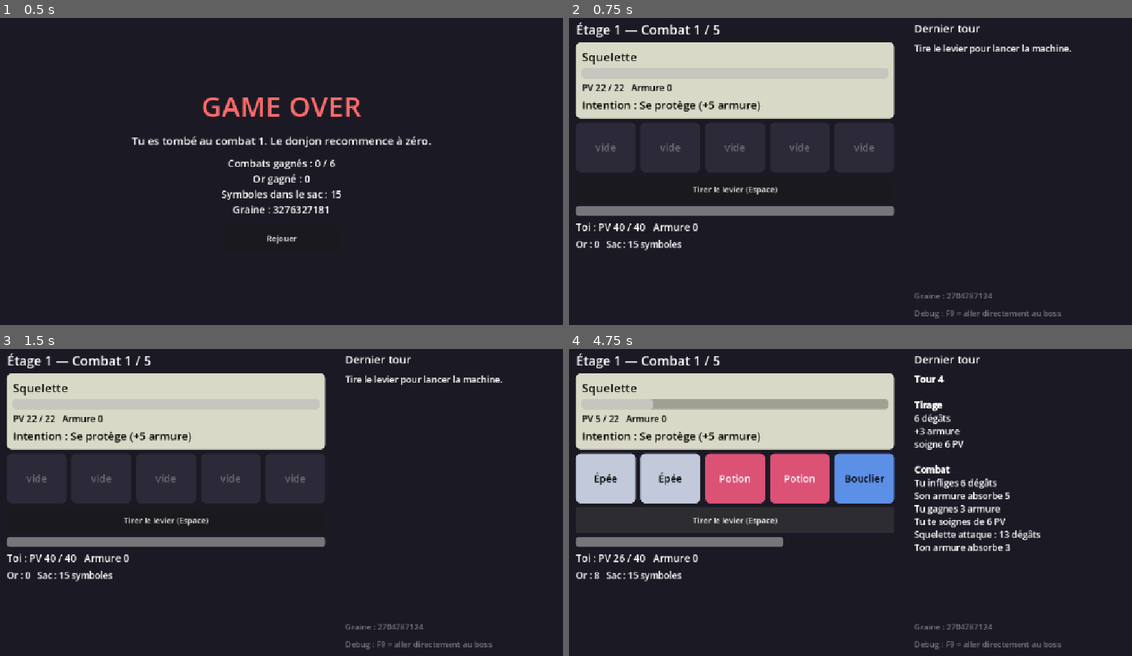
Above: before the commit, frames 1-4 (two rows, left to right).
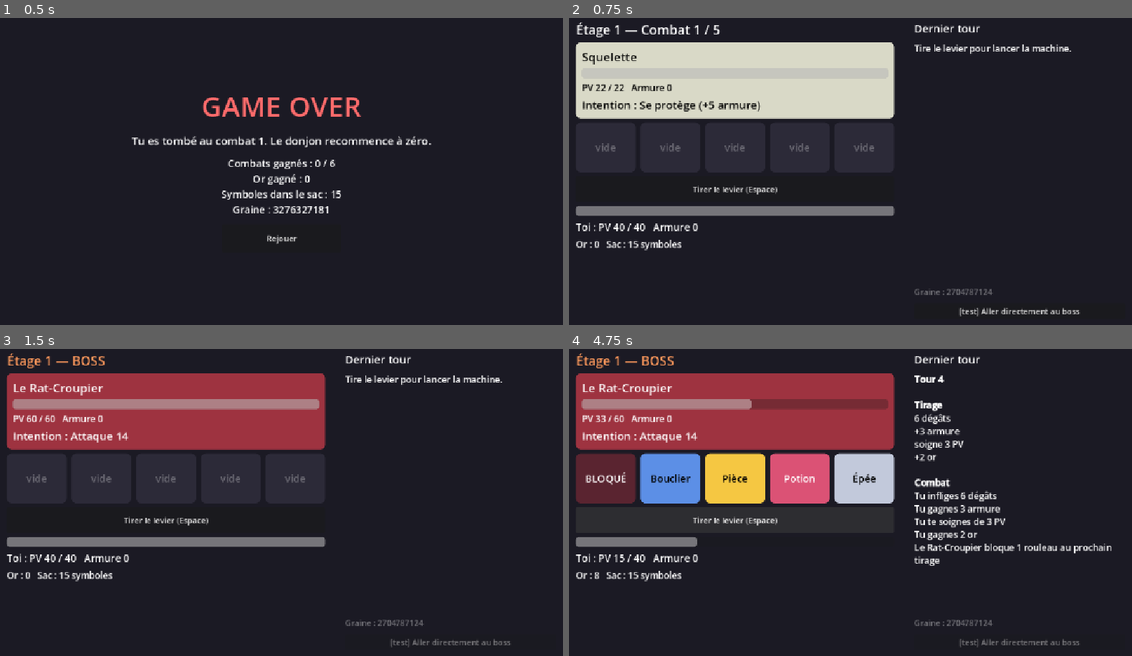
Above: after the commit, the same moments.

Repository: alexandrefelmy-dev/jackpot-donjon
Game: Godot game, scene res://scenes/fin_partie.tscn
The game is run twice, just before and just after one commit, with the same random seed, the same clock (stepped at 60 frames per second) and the same inputs. This scene is started directly instead of the project's main scene.
Inputs (mouse positions are in pixels of both pictures, inside the frame that each line leads up to):
- Up to frame 1 (0.5 s): no input
- Up to frame 2 (0.75 s): click "Rejouer" at 0.5 s
- Up to frame 3 (1.5 s): click (450, 640) at 1.25 s, where only the run after the commit has a clickable "[test] Aller directement au b…"
- Up to frame 4 (4.75 s): click "Tirer le levier (Espace)" at 2 s; click "Tirer le levier (Espace)" at 2.75 s; click "Tirer le levier (Espace)" at 3.5 s; tap Enter at 4.25 s; tap Space at 4.52 s

Frame 1 is identical in both runs. In frame 2, 0.6% of the frame differs, in the area x 61-91%, y 88-98%; in frame 3, 15%; in frame 4, 24%, in the area x 1-97%, y 1-98%.

Commit message:
Correction : boutons de test à la place des touches F8/F9 (réservées par l'éditeur Godot)
Co-Authored-By: Claude Sonnet 5.5 <noreply@anthropic.com>

Diff:
--- a/scenes/boutique.gd
+++ b/scenes/boutique.gd
@@ -20,6 +20,7 @@
 var bouton_retrait: Button
 var bouton_amelioration: Button
 var bouton_quitter: Button
+var bouton_debug: Button
 var zone_sac: ScrollContainer
 var liste_sac: VBoxContainer
 
@@ -30,15 +31,6 @@
 	_construire_interface()
 	_message(tr("Bienvenue ! Dépense ton or avec sagesse."))
 	_rafraichir()
-
-
-func _unhandled_input(event: InputEvent) -> void:
-	var touche := event as InputEventKey
-	if touche and touche.pressed and not touche.echo and touche.keycode == KEY_F8 and OS.is_debug_build():
-		# Pour tester la boutique sans attendre d'avoir de l'or.
-		partie.or_total += 30
-		_message(tr("Debug : +30 or"))
-		_rafraichir()
 
 
 # --- Actions -----------------------------------------------------------------
@@ -90,6 +82,14 @@
 		_:
 			return
 	mode = Mode.NORMAL
+	_rafraichir()
+
+
+## Pour tester la boutique sans attendre d'avoir de l'or (bouton visible seulement en test).
+## Ce n'est pas une touche : l'éditeur Godot garde F8 (arrêter) et d'autres touches de fonction.
+func _donner_or_debug() -> void:
+	partie.or_total += 30
+	_message(tr("Test : +30 or"))
 	_rafraichir()
 
 
@@ -228,10 +228,11 @@
 	page.add_child(bouton_quitter)
 
 	if OS.is_debug_build():
-		var aide := Label.new()
-		aide.text = tr("Debug : F8 = +30 or")
-		aide.add_theme_color_override("font_color", Color(1, 1, 1, 0.4))
-		page.add_child(aide)
+		bouton_debug = Button.new()
+		bouton_debug.text = tr("[test] +30 or")
+		bouton_debug.focus_mode = Control.FOCUS_NONE
+		bouton_debug.pressed.connect(_donner_or_debug)
+		page.add_child(bouton_debug)
 
 
 func _construire_colonne_achats(parent: Control) -> void:
--- a/scenes/combat.gd
+++ b/scenes/combat.gd
@@ -35,6 +35,7 @@
 var texte_fin: Label
 var bouton_levier: Button
 var bouton_continuer: Button
+var bouton_debug: Button
 var texte_journal: RichTextLabel
 var texte_graine: Label
 
@@ -68,10 +69,14 @@
 		return
 	if touche.keycode == KEY_SPACE:
 		_tirer()
-	elif touche.keycode == KEY_F9 and OS.is_debug_build():
-		# Pour tester le boss sans gagner 5 combats.
-		partie.aller_au_boss()
-		GameState.aller_a(GameState.SCENE_COMBAT)
+
+
+## Pour tester le boss sans gagner 5 combats (bouton visible seulement en test, pas dans le jeu exporté).
+## Ce n'est pas une touche : l'éditeur Godot garde F8 (arrêter) et d'autres touches de fonction.
+func _aller_au_boss() -> void:
+	bouton_debug.disabled = true
+	partie.aller_au_boss()
+	GameState.aller_a(GameState.SCENE_COMBAT)
 
 
 func _tirer() -> void:
@@ -322,10 +327,12 @@
 	colonne.add_child(texte_graine)
 
 	if OS.is_debug_build():
-		var aide := Label.new()
-		aide.text = tr("Debug : F9 = aller directement au boss")
-		aide.add_theme_color_override("font_color", Color(1, 1, 1, 0.4))
-		colonne.add_child(aide)
+		bouton_debug = Button.new()
+		bouton_debug.text = tr("[test] Aller directement au boss")
+		bouton_debug.disabled = partie.est_combat_de_boss()
+		bouton_debug.focus_mode = Control.FOCUS_NONE
+		bouton_debug.pressed.connect(_aller_au_boss)
+		colonne.add_child(bouton_debug)
 
 
 func _creer_barre() -> ProgressBar:
--- a/scripts/partie/partie.gd
+++ b/scripts/partie/partie.gd
@@ -132,7 +132,7 @@
 	sac.ajouter(symbole)
 
 
-## Pour les tests en jeu : saute directement au boss (touche F9 dans le build debug).
+## Pour les tests en jeu : saute directement au boss (bouton « [test] » du combat).
 func aller_au_boss() -> void:
 	if etat == Etat.EN_COURS:
 		numero_combat = rencontres.size()
--- a/tests/test_interface.gd
+++ b/tests/test_interface.gd
@@ -35,6 +35,7 @@
 
 		# En cours de combat : le levier est visible.
 		verifier_dans_la_fenetre(combat_ecran.bouton_levier, "bouton Tirer le levier (%s)" % texte)
+		verifier_dans_la_fenetre(combat_ecran.bouton_debug, "bouton de test du combat (%s)" % texte)
 
 		while not combat_ecran.combat.est_fini():
 			combat_ecran.combat.jouer_tour(combat_ecran.machine.resoudre(jackpot))
@@ -43,6 +44,21 @@
 		verifier(combat_ecran.bouton_continuer.visible, "le bouton Continuer s'affiche après la victoire (%s)" % texte)
 		verifier_dans_la_fenetre(combat_ecran.bouton_continuer, "bouton Continuer après victoire (%s)" % texte)
 		verifier_dans_la_fenetre(combat_ecran.texte_fin, "texte de victoire (%s)" % texte)
+
+	# Bouton de test « Aller au boss » : un clic mène au combat du boss (et on peut le jouer).
+	GameState.nouvelle_partie()
+	GameState.aller_a(GameState.SCENE_COMBAT)
+	await _attendre()
+	var avant_boss: Control = current_scene
+	verifier(not avant_boss.partie.est_combat_de_boss() and not avant_boss.bouton_debug.disabled,
+			"avant le clic, le bouton de test est actif et ce n'est pas le boss")
+	avant_boss.bouton_debug.pressed.emit()
+	await _attendre()
+	var au_boss: Control = current_scene
+	verifier(au_boss.partie.est_combat_de_boss() and au_boss.combat.ennemi.id == &"rat_croupier",
+			"le clic sur le bouton de test mène au combat du boss")
+	verifier(au_boss.bouton_debug.disabled, "au boss, le bouton de test est désactivé")
+	verifier(au_boss.texte_etage.text.contains("BOSS"), "l'en-tête annonce le boss : %s" % au_boss.texte_etage.text)
 
 	# Combat perdu.
 	GameState.nouvelle_partie()
@@ -75,6 +91,11 @@
 	await _attendre()
 	var boutique_ecran: Control = current_scene
 	verifier(boutique_ecran.cartes_offres.size() == 3, "3 offres dans la boutique")
+	verifier_dans_la_fenetre(boutique_ecran.bouton_debug, "bouton de test de la boutique")
+	var or_avant: int = GameState.partie.or_total
+	boutique_ecran.bouton_debug.pressed.emit()
+	verifier(GameState.partie.or_total == or_avant + 30, "le bouton de test donne 30 or : %d" % GameState.partie.or_total)
+	GameState.partie.or_total = or_avant
 	for nom_mode in ["normal", "retrait", "amélioration"]:
 		if nom_mode == "retrait":
 			boutique_ecran._changer_mode(boutique_ecran.Mode.RETRAIT)
Not shown, changed: CLAUDE.md
